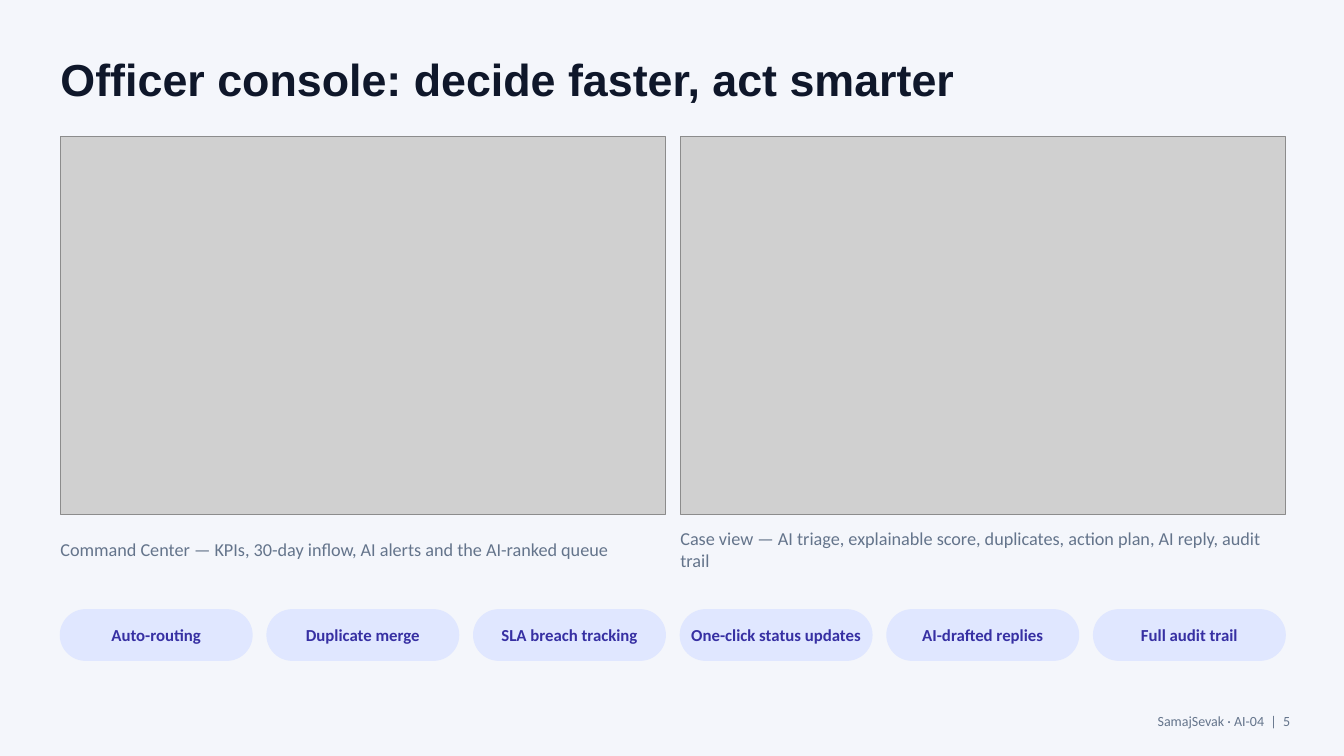
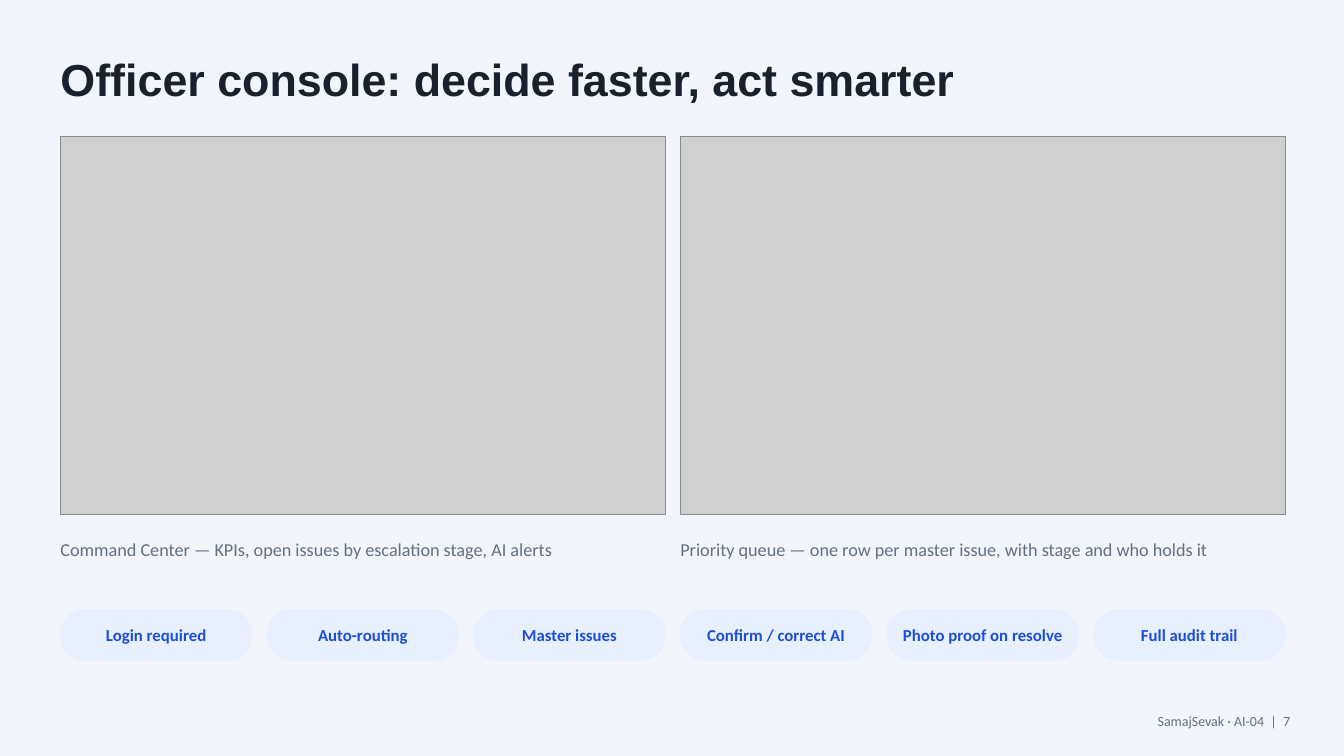
Before and after one commit to Saikarpe/SamajSevak, a slide deck: slide 7 of docs/SamajSevak_Hack2Ignite_AI-04.pptx (slide 5 before the commit). Drawn at 1344x756 pixels with LibreOffice and Linux fonts; fonts in the diff are those of the drawing; grey boxes stand for pictures. Boxes give left, top, right and bottom in pixels: in the first picture for what was removed or moved away, otherwise in the second. Text is boxed around its words. In the diff, an @@ line names an element or a change of style, - is before the commit and + after.

```diff
--- a/docs/SamajSevak_Hack2Ignite_AI-04.pptx
+++ b/docs/SamajSevak_Hack2Ignite_AI-04.pptx
@@ background #F4F6FB to #F2F5FB @@
@@ text at box(60, 543, 551, 559): text changed; text colour #64748B to #627084 @@
-Command Center — KPIs, 30-day inflow, AI alerts and the AI-ranked queue
+Command Center — KPIs, open issues by escalation stage, AI alerts
@@ text at box(680, 543, 1207, 559): text changed; text colour #64748B to #627084 @@
-Case view — AI triage, explainable score, duplicates, action plan, AI reply, audit trail
+Priority queue — one row per master issue, with stage and who holds it
@@ text added at box(106, 629, 207, 644), 12 pt, text #1D4ED8, bold @@
+Login required
@@ text "Auto-routing" at box(318, 629, 408, 644): text colour #3730A3 to #1D4ED8 @@
@@ text "Auto-routing": place and size @@
-text "Auto-routing" at box(111, 629, 201, 644)
+text "Auto-routing" at box(318, 629, 408, 644)
@@ text removed at box(306, 629, 420, 644) @@
-Duplicate merge
@@ text at box(522, 629, 617, 641): text changed; text colour #3730A3 to #1D4ED8 @@
-SLA breach tracking
+Master issues
@@ text at box(707, 629, 845, 641): text changed; text colour #3730A3 to #1D4ED8 @@
-One-click status updates
+Confirm / correct AI
@@ text at box(903, 629, 1062, 644): text changed; text colour #3730A3 to #1D4ED8 @@
-AI-drafted replies
+Photo proof on resolve
@@ text "Full audit trail" at box(1141, 629, 1238, 641): text colour #3730A3 to #1D4ED8 @@
@@ fill #E0E7FF to #E8F0FE; outline #E0E7FF 1 pt to #E8F0FE 1 pt in 6 elements at box(60, 610, 252, 660), box(267, 610, 459, 660), box(474, 610, 665, 660), box(681, 610, 872, 660), box(887, 610, 1079, 660), box(1094, 610, 1286, 660) @@
@@ text at box(1158, 716, 1290, 729): text changed; text colour #64748B to #627084 @@
-SamajSevak · AI-04 | 5
+SamajSevak · AI-04 | 7
```
Also in this commit, not shown: 10 other slides changed, 5 slides added, 2 slides removed, 51 other files.
